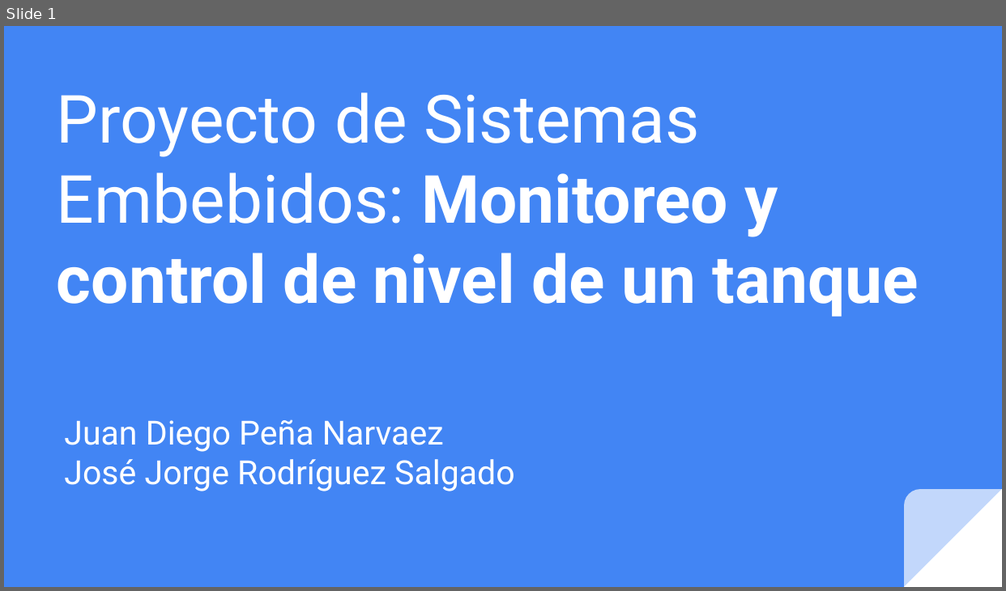
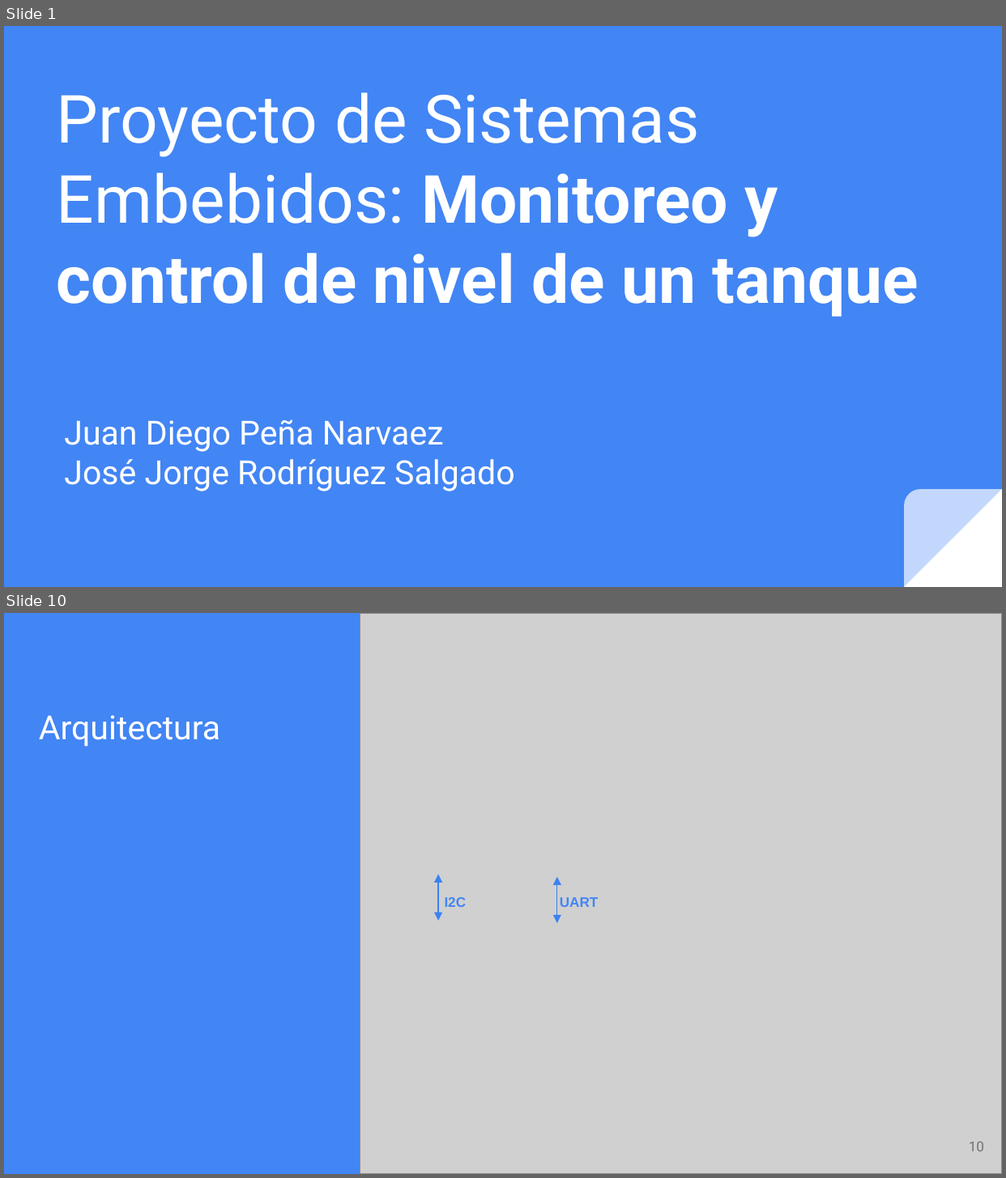
Before and after one commit to juandpenan/SistemasEmbebidos, a slide deck: Presentacion.pptx. Shown one above the other, each under a label of ours: slide 1 before the commit, slides 1 and 10 after it; the slides between them are not shown. The pictures are 1006x591 and 1006x1178 pixels, drawn with LibreOffice and Linux fonts; fonts in the diff are those of the drawing; grey boxes stand for pictures. Boxes give left, top, right and bottom in pixels: in the first picture for what was removed or moved away, otherwise in the second. Text is boxed around its words. In the diff, an @@ line names an element or a change of style, - is before the commit and + after.

```diff
--- a/Presentacion.pptx
+++ b/Presentacion.pptx
@@ slide 10 added at <box>4,613,1002,1174</box>, background #4285F4 @@
@@ picture added at <box>360,613,1002,1174</box> @@
@@ rectangle added at <box>361,613,1002,1174</box>, fill #FAFAFA @@
@@ rectangle added at <box>361,613,373,1174</box>, fill gradient #F9F9F9 to #DEDEDE to #999999 @@
@@ title added at <box>39,715,220,747</box>, 24 pt, text #FFFFFF @@
+Arquitectura
@@ double arrow added from (438, 875) to (438, 920), #3C81F3 0.75 pt @@
@@ double arrow added from (557, 877) to (557, 923), #3C81F3 0.75 pt @@
@@ text added at <box>445,897,467,907</box>, 10 pt, text #4285F4, bold @@
+I2C
@@ text added at <box>560,897,598,907</box>, 10 pt, text #4285F4, bold @@
+UART
@@ page number added at <box>969,1142,984,1152</box>, 10 pt, text #737373 @@
+10
```
Also in this commit, not shown: 19 slides changed, 5 other slides added, 1 slide removed, 2 other files.
